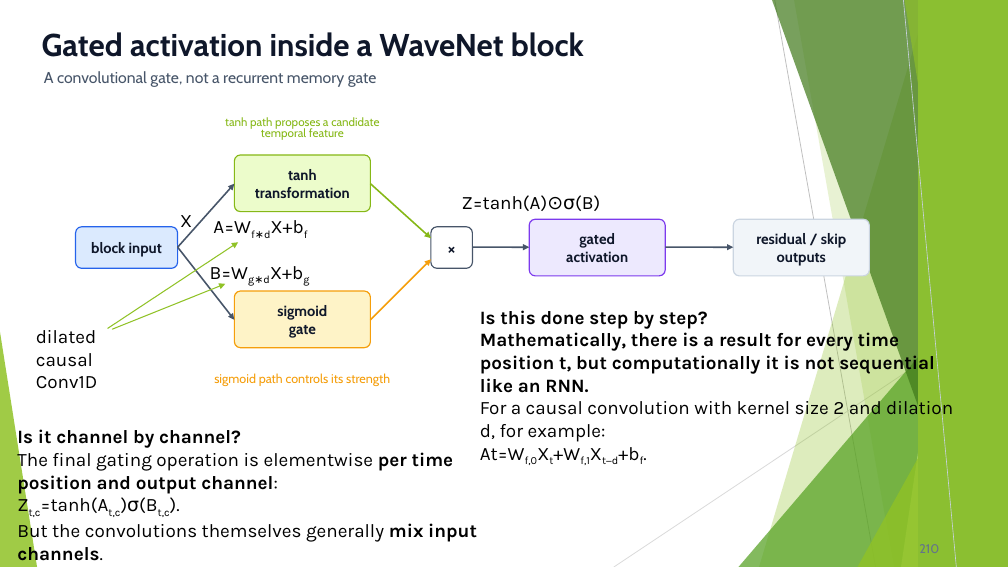
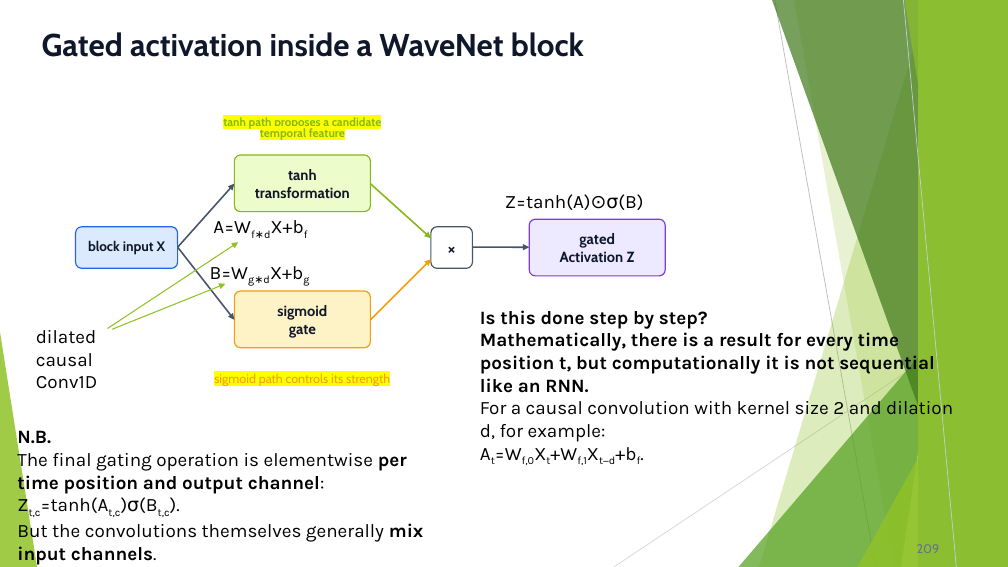
Before and after one commit to FranzGH/timeseries, a slide deck: slide 209 of Slides/05 CNNs.pptx (slide 210 before the commit). Drawn at 1008x567 pixels with LibreOffice and Linux fonts; fonts in the diff are those of the drawing. Boxes give left, top, right and bottom in pixels: in the first picture for what was removed or moved away, otherwise in the second. Text is boxed around its words. In the diff, an @@ line names an element or a change of style, - is before the commit and + after.

```diff
--- a/Slides/05 CNNs.pptx
+++ b/Slides/05 CNNs.pptx
@@ text removed at [44,71,377,87] @@
-A convolutional gate, not a recurrent memory gate
@@ text "tanh path proposes a candidate ..." at [223,116,382,140]: highlight none to #FFFF00, bold on @@
@@ text "Z=tanh(A)⊙σ(B)": place and size @@
-text "Z=tanh(A)⊙σ(B)" at [462,195,600,211]
+text "Z=tanh(A)⊙σ(B)" at [505,194,643,210]
@@ text removed at [180,215,192,233] @@
-X
@@ rounded rectangle removed at [734,219,870,276] @@
@@ text removed at [756,233,846,266] @@
-residual / skip
-outputs
@@ text at [88,240,166,255]: text changed; size 14 to 12.9 pt @@
-block input
+block input X
@@ text at [560,251,635,262]: text changed @@
-activation
+Activation Z
@@ arrow removed from (665, 247) to (734, 247) @@
@@ text "sigmoid path controls its strength" at [214,373,390,386]: highlight none to #FFFF00 @@
@@ text at [17,430,51,449]: text changed @@
-Is it channel by channel?
+N.B.
@@ text at [599,456,615,464]: now subscript in "At=Wf,0Xt+Wf,1Xt−d+bf." @@
@@ page number at [917,544,940,553]: text changed @@
-210
+209
```
Also in this commit, not shown: 64 other slides changed, 20 slides added, 5 slides removed, 1 other file.
